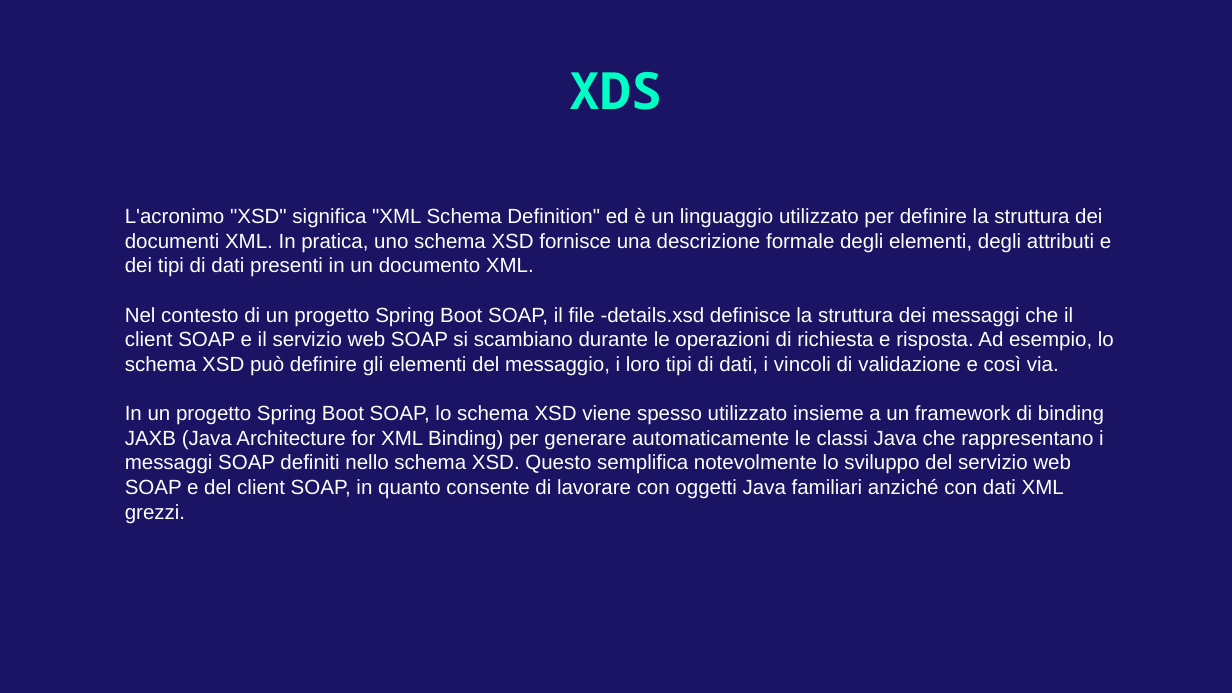
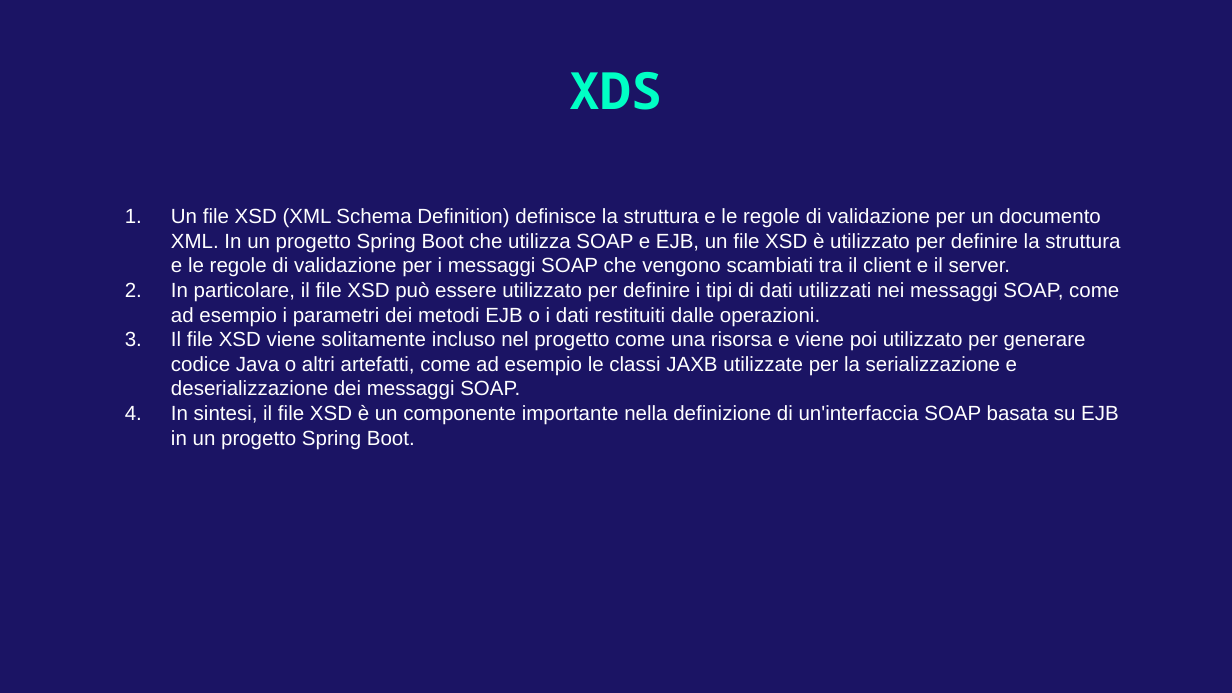
Before and after one commit to AlessandroS94/corso_21122022, a slide deck: slide 8 of Day 5/slide/SpringSOAP.pptx. Drawn at 1232x693 pixels with LibreOffice and Linux fonts; fonts in the diff are those of the drawing. Boxes give left, top, right and bottom in pixels: in the first picture for what was removed or moved away, otherwise in the second. Text is boxed around its words. In the diff, an @@ line names an element or a change of style, - is before the commit and + after.

```diff
--- a/Day 5/slide/SpringSOAP.pptx
+++ b/Day 5/slide/SpringSOAP.pptx
@@ subtitle at (x1=171, y1=208, x2=1120, y2=450): text changed @@
-L'acronimo "XSD" significa "XML Schema Definition" ed è un linguaggio utilizzato per definire la struttura dei documenti XML. In pratica, uno schema XSD fornisce una descrizione formale degli elementi, degli attributi e dei tipi di dati presenti in un documento XML.
-Nel contesto di un progetto Spring Boot SOAP, il file -details.xsd definisce la struttura dei messaggi che il client SOAP e il servizio web SOAP si scambiano durante le operazioni di richiesta e risposta. Ad esempio, lo schema XSD può definire gli elementi del messaggio, i loro tipi di dati, i vincoli di validazione e così via.
-In un progetto Spring Boot SOAP, lo schema XSD viene spesso utilizzato insieme a un framework di binding JAXB (Java Architecture for XML Binding) per generare automaticamente le classi Java che rappresentano i messaggi SOAP definiti nello schema XSD. Questo semplifica notevolmente lo sviluppo del servizio web SOAP e del client SOAP, in quanto consente di lavorare con oggetti Java familiari anziché con dati XML grezzi.
+1. Un file XSD (XML Schema Definition) definisce la struttura e le regole di validazione per un documento XML. In un progetto Spring Boot che utilizza SOAP e EJB, un file XSD è utilizzato per definire la struttura e le regole di validazione per i messaggi SOAP che vengono scambiati tra il client e il server.
+2. In particolare, il file XSD può essere utilizzato per definire i tipi di dati utilizzati nei messaggi SOAP, come ad esempio i parametri dei metodi EJB o i dati restituiti dalle operazioni.
+3. Il file XSD viene solitamente incluso nel progetto come una risorsa e viene poi utilizzato per generare codice Java o altri artefatti, come ad esempio le classi JAXB utilizzate per la serializzazione e deserializzazione dei messaggi SOAP.
+4. In sintesi, il file XSD è un componente importante nella definizione di un'interfaccia SOAP basata su EJB in un progetto Spring Boot.
```
Also in this commit, not shown: 2 other slides changed, 23 other files.
